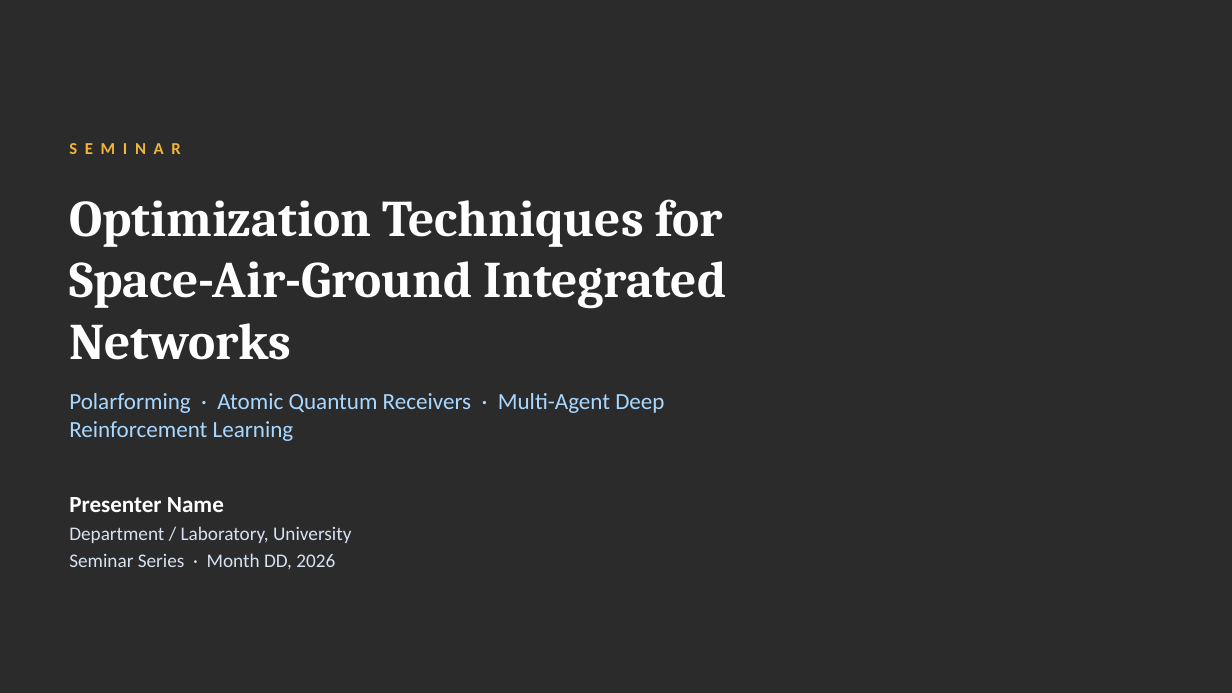
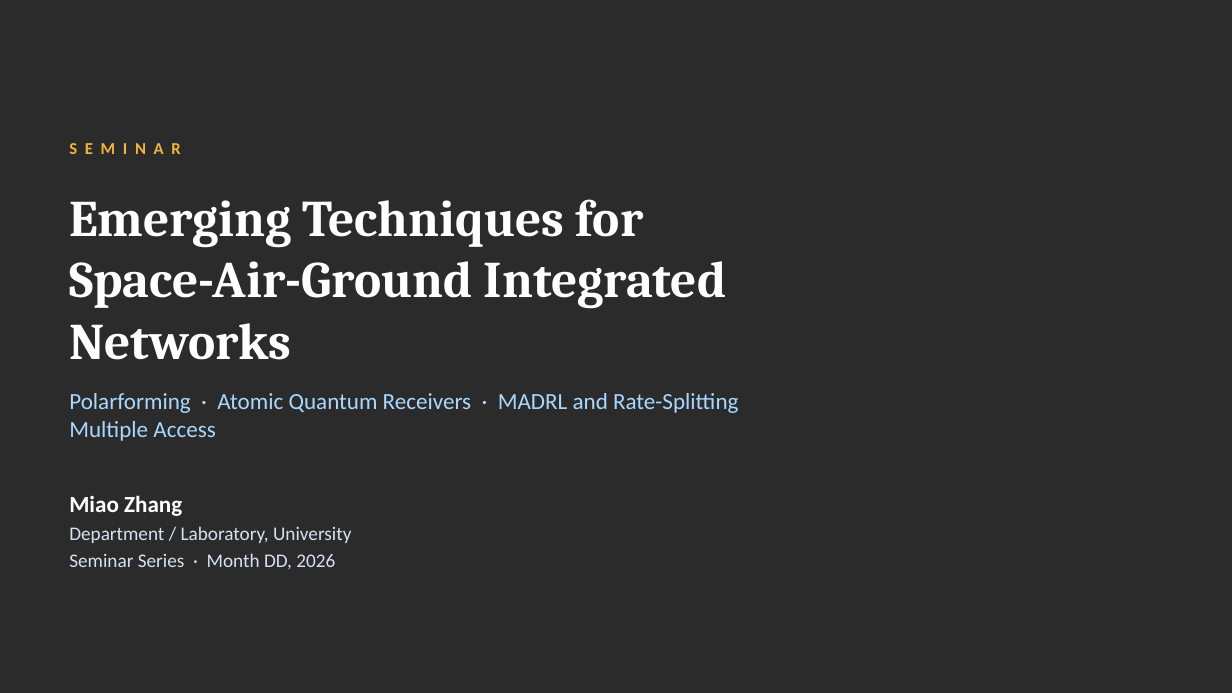
Before and after one commit to zhang1988miao-collab/SAGIN_simulation, a slide deck: slide 1 of seminar/SAGIN_Optimization_Seminar.pptx. Drawn at 1232x693 pixels with LibreOffice and Linux fonts; fonts in the diff are those of the drawing; background and template pictures are left out; a plain dark background stands for a picture behind light text. Boxes give left, top, right and bottom in pixels: in the first picture for what was removed or moved away, otherwise in the second. Text is boxed around its words. In the diff, an @@ line names an element or a change of style, - is before the commit and + after.

```diff
--- a/seminar/SAGIN_Optimization_Seminar.pptx
+++ b/seminar/SAGIN_Optimization_Seminar.pptx
@@ title at bbox=[69, 199, 727, 360]: text changed @@
-Optimization Techniques for Space-Air-Ground Integrated Networks
+Emerging Techniques for
+Space-Air-Ground Integrated Networks
@@ text at bbox=[69, 393, 738, 441]: text changed @@
-Polarforming · Atomic Quantum Receivers · Multi-Agent Deep Reinforcement Learning
+Polarforming · Atomic Quantum Receivers · MADRL and Rate-Splitting Multiple Access
@@ text at bbox=[69, 495, 182, 516]: text changed @@
-Presenter Name
+Miao Zhang
```
Also in this commit, not shown: 19 other slides changed, 2 other files.
